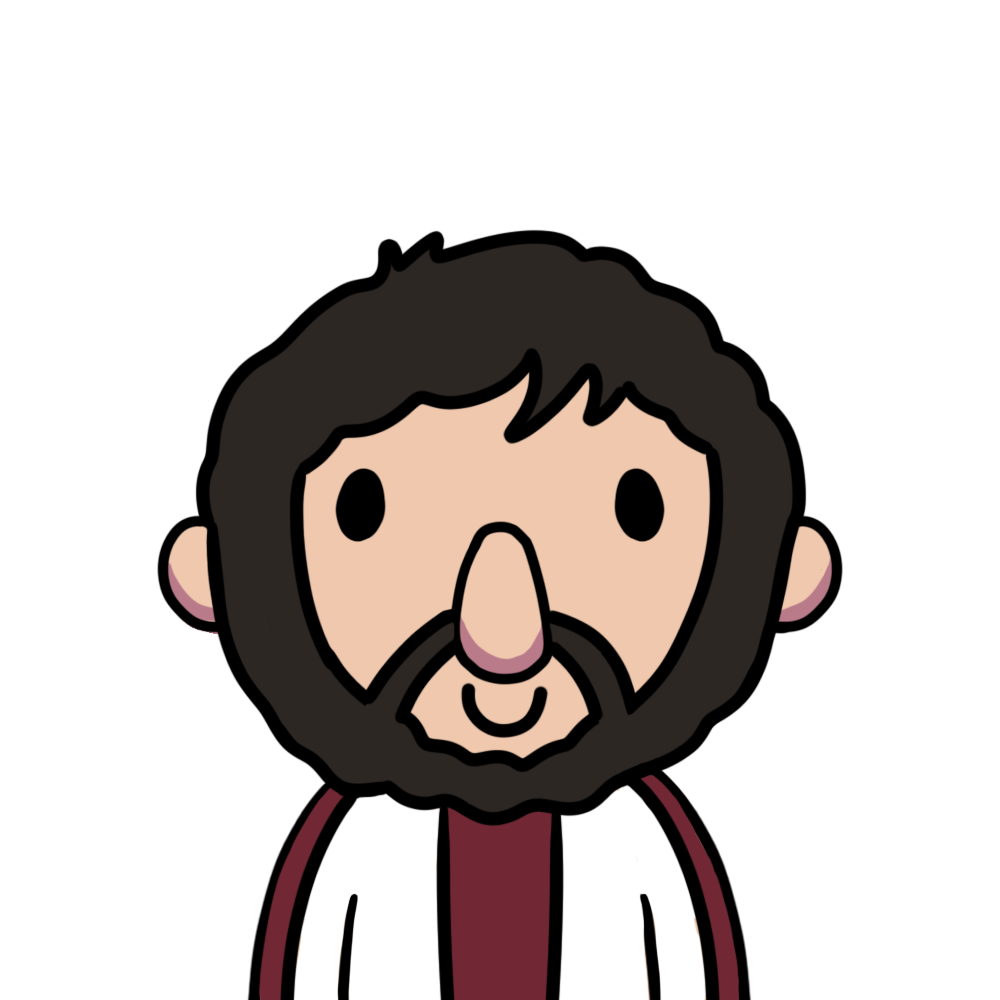
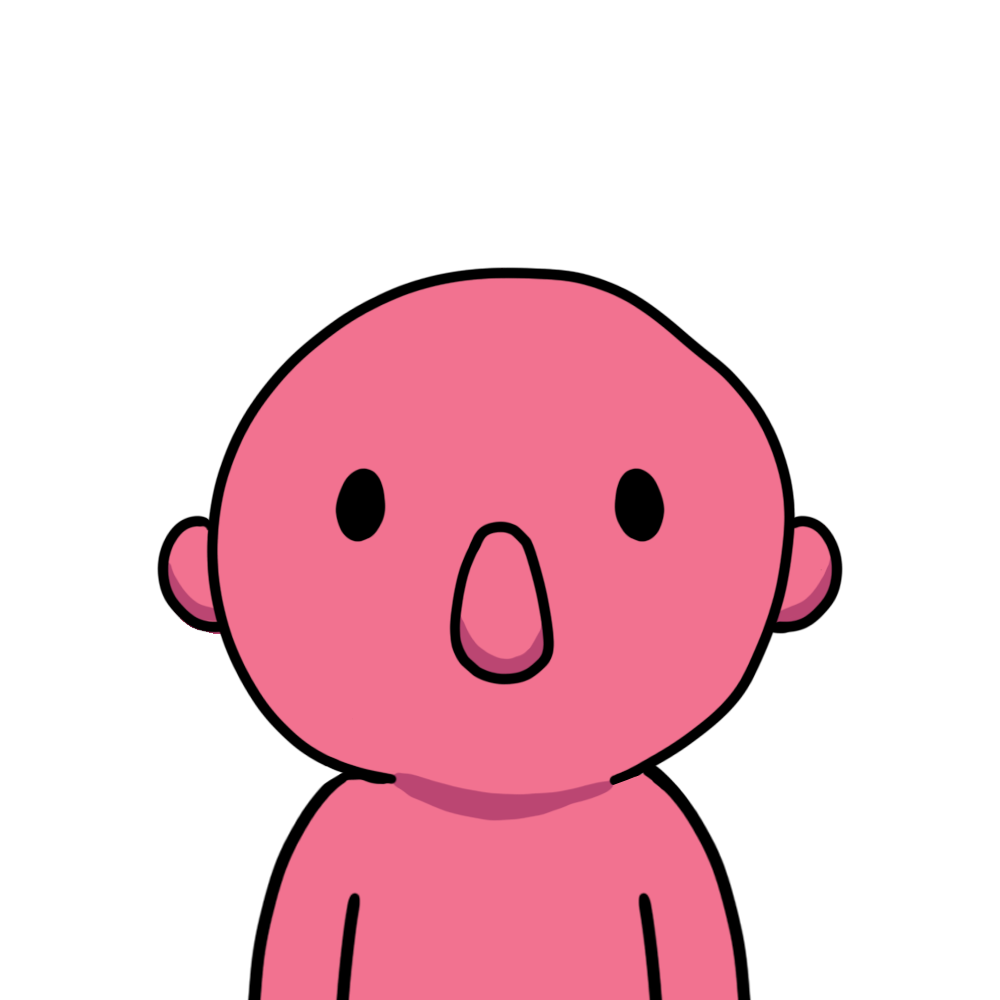
Comparing the layer stacks of the two 1000 x 1000 images. Changes:
hid group "Group 2" (2 layers) over [195, 229, 807, 1000]
hid "Layer 31" over [167, 229, 833, 1000]
added layer "Layer 43" above "Layer 4" over [167, 229, 833, 1000]
hid "Layer 4" over [167, 229, 833, 1000]
